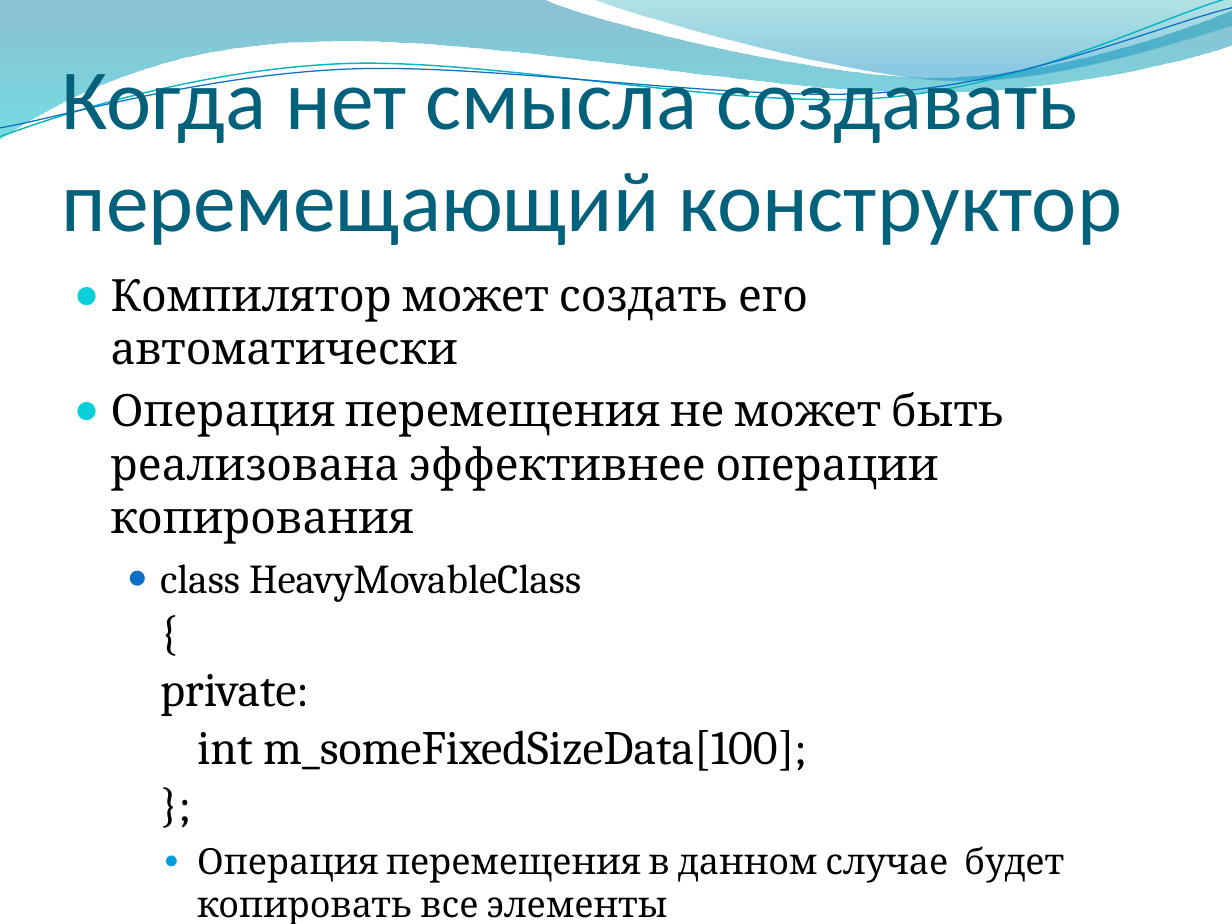
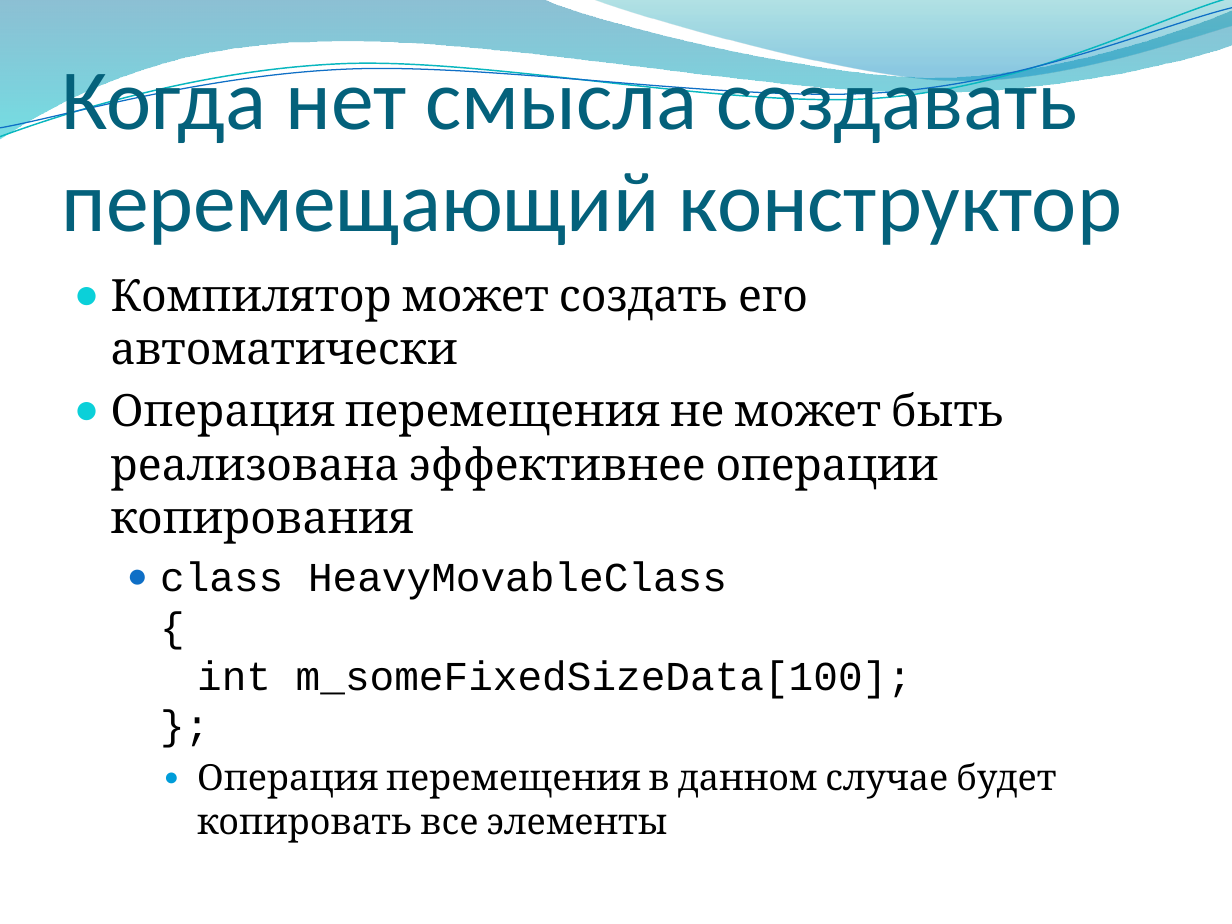
Before and after one commit to alexey-malov/oop, a slide deck: slide 79 of lectures/02/Основы ООП.pptx. Drawn at 1232x924 pixels with LibreOffice and Linux fonts; fonts in the diff are those of the drawing; background and template pictures are left out. Boxes give left, top, right and bottom in pixels: in the first picture for what was removed or moved away, otherwise in the second. Text is boxed around its words. In the diff, an @@ line names an element or a change of style, - is before the commit and + after.

```diff
--- a/lectures/02/Основы ООП.pptx
+++ b/lectures/02/Основы ООП.pptx
@@ text at <box>160,562,912,699</box>: text changed; size 28 to 24 pt; font Cambria to Courier New @@
-  ● class HeavyMovableClass
-    {
-    private:
-    int m_someFixedSizeData[100];
-    };
+  ● class HeavyMovableClass
+    {
+    int m_someFixedSizeData[100];
+    };
```
Also in this commit, not shown: 4 other slides changed, 3 slides added, 2 slides removed, 10 other files.
